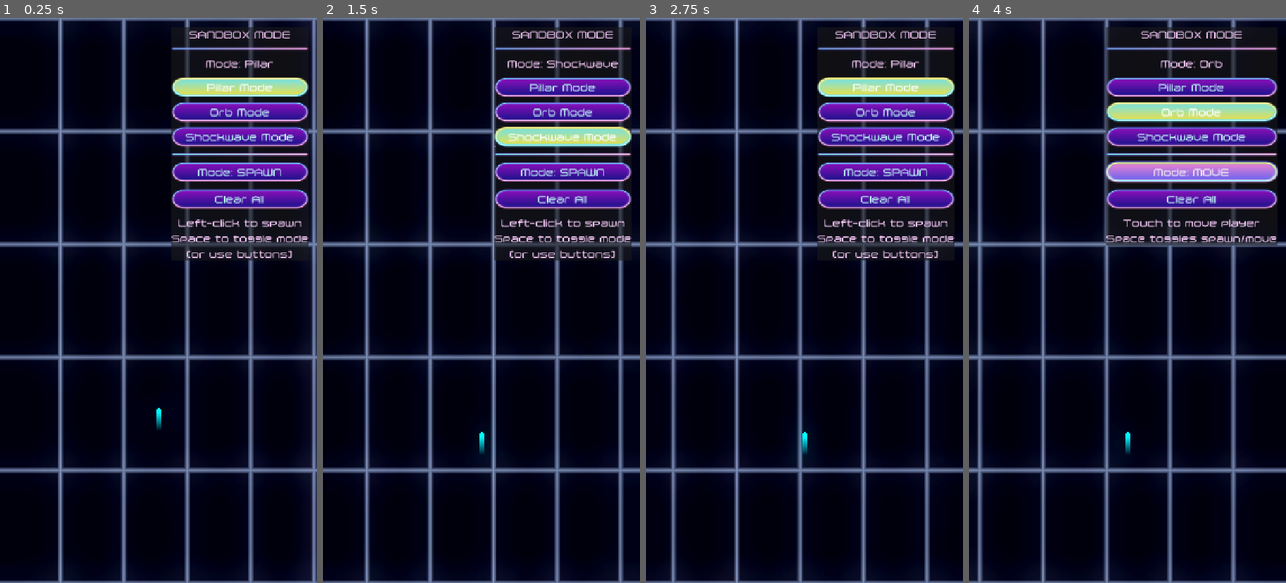
Above: before the commit, frames 1-4 (left to right).
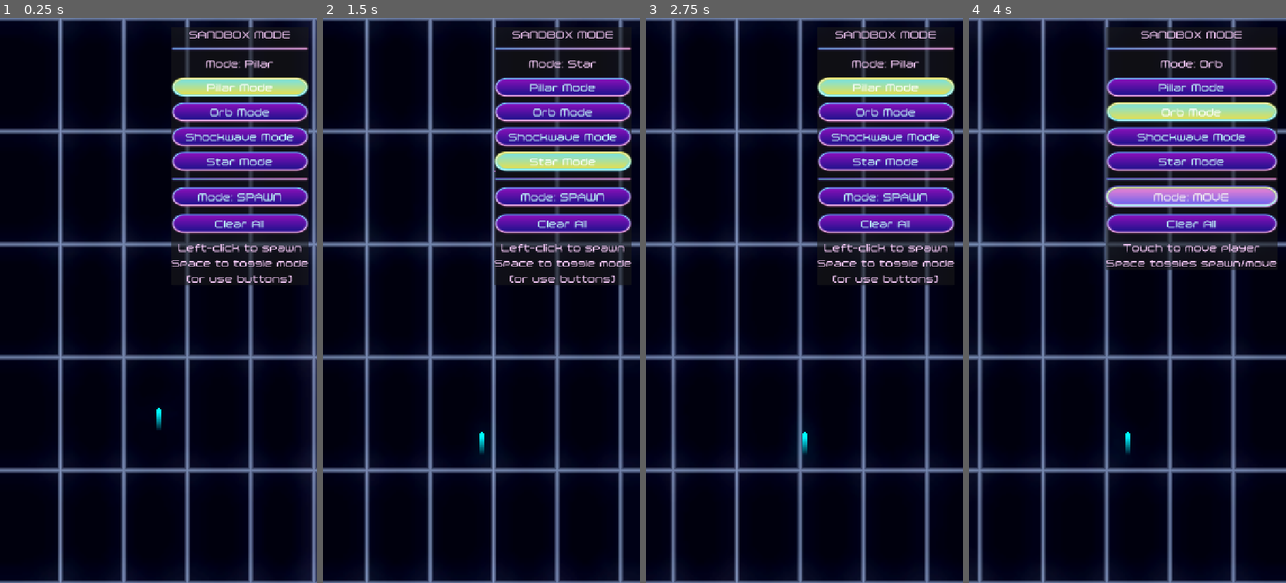
Above: after the commit, the same moments.

Repository: topher235/neon-drifter
Game: Godot game, scene res://scenes/game/sandbox.tscn
Same seed, same stepped clock (60 frames per second), same inputs: the game is played once before the commit and once after it. This scene is started directly instead of the project's main scene.
Inputs (mouse positions are in pixels of both pictures, inside the frame that each line leads up to):
- Up to frame 1 (0.25 s): no input
- Up to frame 2 (1.5 s): click "Shockwave Mode" at 0.5 s; click (563, 159) at 1.25 s, where only the run after the commit has a clickable "Star Mode"
- Up to frame 3 (2.75 s): click "Pillar Mode" at 2 s
- Up to frame 4 (4 s): click "Orb Mode" at 2.75 s; click "Mode: SPAWN" at 3.5 s

The runs differ from the first frame. In frame 1, 6.3% of the frame differs, in the area x 54-98%, y 23-48%; in frame 2, 8.2%; in frame 3, 6.3%; in frame 4, 8.5%, in the area x 42-98%, y 23-45%.

Commit message:
Add star invincibility collectible

Diff:
--- /dev/null
+++ b/scenes/collectibles/star.gd
@@ -0,0 +1,66 @@
+extends BaseCollectible
+
+@export var invincibility_duration: float = 5.0
+@export var star_color: Color = Color(1, 1, 0, 1)  # Yellow
+@export var rotation_speed: float = 2.0  # Radians per second
+@export var pulse_speed: float = 2.5
+@export var pulse_amount: float = 0.2
+
+@onready var star_visual: Polygon2D = $StarVisual
+@onready var star_glow: PointLight2D = $StarGlow
+
+var _rotation_angle: float = 0.0
+var _pulse_time: float = 0.0
+
+func _ready() -> void:
+	super._ready()
+	_setup_visual()
+	_setup_collision()
+
+func _setup_visual() -> void:
+	if star_visual:
+		star_visual.color = star_color
+
+	if star_glow:
+		star_glow.enabled = true
+		star_glow.color = star_color
+		star_glow.energy = 2.0
+		star_glow.texture_scale = 1.5
+		star_glow.blend_mode = Light2D.BLEND_MODE_ADD
+
+func _setup_collision() -> void:
+	# Use a circle collision that encompasses the star
+	var shape = CircleShape2D.new()
+	shape.radius = 20.0  # Matches outer radius of star
+	collision_shape.shape = shape
+
+func _animate(delta: float) -> void:
+	super._animate(delta)
+
+	# Rotate the star
+	_rotation_angle += rotation_speed * delta
+	if star_visual:
+		star_visual.rotation = _rotation_angle
+
+	# Pulse the scale
+	_pulse_time += delta * pulse_speed
+	var pulse_scale = 1.0 + sin(_pulse_time) * pulse_amount
+	if star_visual:
+		star_visual.scale = Vector2(pulse_scale, pulse_scale)
+
+	# Pulse the glow
+	if star_glow:
+		star_glow.energy = 2.0 + sin(_pulse_time) * 0.5
+
+func _on_collected() -> void:
+	# Grant invincibility to player
+	var player = get_tree().get_first_node_in_group("player")
+	if player and player.has_method("activate_invincibility"):
+		player.activate_invincibility(invincibility_duration)
+
+	AudioManager.play_sfx("orb_collect", 0.2)  # Using orb sound for now
+	_spawn_particles()
+
+func _spawn_particles() -> void:
+	# Could add star particles here
+	pass
--- /dev/null
+++ b/scenes/collectibles/star.tscn
@@ -0,0 +1,22 @@
+[gd_scene load_steps=2 format=3 uid="uid://b8k3vx7m2dyl"]
+
+[ext_resource type="Script" path="res://scenes/collectibles/star.gd" id="1_star"]
+
+[node name="Star" type="Area2D" node_paths=PackedStringArray("collision_shape")]
+script = ExtResource("1_star")
+collision_shape = NodePath("CollisionShape2D")
+
+[node name="CollisionShape2D" type="CollisionShape2D" parent="."]
+
+[node name="StarVisual" type="Polygon2D" parent="."]
+unique_name_in_owner = true
+color = Color(1, 1, 0, 1)
+polygon = PackedVector2Array(0.0000, -20.0000, 4.7023, -6.4721, 19.0211, -6.1803, 7.6085, 2.4721, 11.7557, 16.1803, 0.0000, 8.0000, -11.7557, 16.1803, -7.6085, 2.4721, -19.0211, -6.1803, -4.7023, -6.4721)
+
+[node name="StarGlow" type="PointLight2D" parent="."]
+unique_name_in_owner = true
+color = Color(1, 1, 0, 1)
+energy = 2.0
+range_layer_min = -512
+range_layer_max = 512
+texture_scale = 1.5
--- a/scenes/game/sandbox.gd
+++ b/scenes/game/sandbox.gd
@@ -7,6 +7,7 @@
 var pillar_scene := preload("res://scenes/obstacles/pillar.tscn")
 var orb_scene := preload("res://scenes/collectibles/orb.tscn")
 var shockwave_scene := preload("res://scenes/obstacles/shockwave.tscn")
+var star_scene := preload("res://scenes/collectibles/star.tscn")
 
 # Spawn container
 var spawn_container: Node2D
@@ -52,6 +53,7 @@
         sandbox_ui.spawn_pillar_requested.connect(_on_spawn_pillar)
         sandbox_ui.spawn_orb_requested.connect(_on_spawn_orb)
         sandbox_ui.spawn_shockwave_requested.connect(_on_spawn_shockwave)
+        sandbox_ui.spawn_star_requested.connect(_on_spawn_star)
         sandbox_ui.clear_requested.connect(_on_clear_all)
         sandbox_ui.input_mode_changed.connect(_on_input_mode_changed)
 
@@ -133,6 +135,8 @@
         _create_orb(world_pos)
     elif sandbox_ui and sandbox_ui.current_spawn_mode == "shockwave":
         _create_shockwave(world_pos)
+    elif sandbox_ui and sandbox_ui.current_spawn_mode == "star":
+        _create_star(world_pos)
 
 func _on_spawn_pillar(world_pos: Vector2) -> void:
     _create_pillar(world_pos)
@@ -142,6 +146,9 @@
 
 func _on_spawn_shockwave(world_pos: Vector2) -> void:
     _create_shockwave(world_pos)
+
+func _on_spawn_star(world_pos: Vector2) -> void:
+    _create_star(world_pos)
 
 func _create_pillar(world_pos: Vector2) -> void:
     var pillar = pillar_scene.instantiate()
@@ -164,6 +171,13 @@
     shockwave.visible = true
     shockwave.z_index = 10
 
+func _create_star(world_pos: Vector2) -> void:
+    var star = star_scene.instantiate()
+    spawn_container.add_child(star)
+    star.position = world_pos
+    star.visible = true
+    star.z_index = 10
+
 func _on_clear_all() -> void:
     # Remove all spawned objects
     for child in spawn_container.get_children():
--- a/scenes/player/player_line.gd
+++ b/scenes/player/player_line.gd
@@ -32,7 +32,7 @@
 var velocity: Vector2 = Vector2.ZERO
 var is_alive: bool = true
 var invulnerable: bool = false
-var invulnerability_timer: float = 0.0
+var invulnerable_timer: Timer
 
 # Movement bounds
 var tunnel_half_width: float = 125.0  # Half of 250
@@ -42,6 +42,8 @@
 var distance_since_last_point: float = 0.0
 
 func _ready() -> void:
+    add_to_group("player")
+
     _setup_line_renderer()
     _setup_collision()
     _setup_camera()
@@ -70,7 +72,6 @@
     if not GameManager.is_playing() or not is_alive:
         return
 
-    _update_invulnerability(delta)
     _handle_input()
     _update_position(delta)
     _update_trail()
@@ -195,16 +196,38 @@
 
 # Invulnerability (for powerups/testing)
 func make_invulnerable(duration: float) -> void:
+    print("player IS invulnerable")
     invulnerable = true
-    invulnerability_timer = duration
     modulate = Color(1, 1, 1, 0.5)
 
-func _update_invulnerability(delta: float) -> void:
-    if invulnerable:
-        invulnerability_timer -= delta
-        if invulnerability_timer <= 0:
-            invulnerable = false
-            modulate = Color.WHITE
+    # If already invulnerable, add the new duration to remaining time
+    var time_left := 0.0
+    if invulnerable_timer and invulnerable_timer.time_left > 0.0:
+        time_left = invulnerable_timer.time_left
+        invulnerable_timer.stop()
+        invulnerable_timer.queue_free()
+
+    # Create and start new timer with combined duration
+    invulnerable_timer = Timer.new()
+    invulnerable_timer.wait_time = duration + time_left
+    invulnerable_timer.one_shot = true
+    invulnerable_timer.timeout.connect(_disable_invulnerability)
+    add_child(invulnerable_timer)
+    invulnerable_timer.start()
+
+func activate_invincibility(duration: float) -> void:
+    """Public method called by star collectible"""
+    make_invulnerable(duration)
+
+
+func _disable_invulnerability() -> void:
+    print("player is NOT invulnerable")
+    invulnerable = false
+    modulate = Color.WHITE
+    if invulnerable_timer:
+        invulnerable_timer.queue_free()
+        invulnerable_timer = null
+
 
 # Setup Methods
 func _setup_line_renderer() -> void:
@@ -274,8 +297,7 @@
     modulate = Color.WHITE
 
     # Give brief invulnerability at start to prevent immediate collision
-    invulnerable = true
-    invulnerability_timer = 0.1  # 100ms grace period
+    make_invulnerable(0.1)  # 100ms grace period
 
     if particle_trail:
         particle_trail.emitting = true
--- a/scenes/segments/base_segment.gd
+++ b/scenes/segments/base_segment.gd
@@ -113,6 +113,11 @@
             orb.point_value = data.get("value", 10)
             return orb
 
+        "star":
+            var star = preload("res://scenes/collectibles/star.tscn").instantiate()
+            star.invincibility_duration = data.get("duration", 5.0)
+            return star
+
 #        "speed_boost":
 #            var boost = preload("res://scenes/collectibles/speed_boost.tscn").instantiate()
 #            boost.boost_duration = data.get("duration", 3.0)
--- a/scenes/ui/sandbox_ui.gd
+++ b/scenes/ui/sandbox_ui.gd
@@ -3,6 +3,7 @@
 signal spawn_pillar_requested(world_pos: Vector2)
 signal spawn_orb_requested(world_pos: Vector2)
 signal spawn_shockwave_requested(world_pos: Vector2)
+signal spawn_star_requested(world_pos: Vector2)
 signal clear_requested
 signal input_mode_changed(mode: String)
 
@@ -10,6 +11,7 @@
 @onready var pillar_button: Button = %PillarButton
 @onready var orb_button: Button = %OrbButton
 @onready var shockwave_button: Button = %ShockwaveButton
+@onready var star_button: Button = %StarButton
 @onready var clear_button: Button = %ClearButton
 @onready var input_mode_button: Button = %InputModeButton
 @onready var help_label: Label = %HelpLabel
@@ -22,6 +24,7 @@
 	pillar_button.pressed.connect(_on_pillar_button_pressed)
 	orb_button.pressed.connect(_on_orb_button_pressed)
 	shockwave_button.pressed.connect(_on_shockwave_button_pressed)
+	star_button.pressed.connect(_on_star_button_pressed)
 	clear_button.pressed.connect(_on_clear_button_pressed)
 	input_mode_button.pressed.connect(_on_input_mode_button_pressed)
 
@@ -45,6 +48,8 @@
 		current_spawn_mode = "orb"
 	elif current_spawn_mode == "orb":
 		current_spawn_mode = "shockwave"
+	elif current_spawn_mode == "shockwave":
+		current_spawn_mode = "star"
 	else:
 		current_spawn_mode = "pillar"
 	_update_spawn_mode_display()
@@ -56,6 +61,7 @@
 	pillar_button.button_pressed = (current_spawn_mode == "pillar")
 	orb_button.button_pressed = (current_spawn_mode == "orb")
 	shockwave_button.button_pressed = (current_spawn_mode == "shockwave")
+	star_button.button_pressed = (current_spawn_mode == "star")
 
 func _on_pillar_button_pressed() -> void:
 	current_spawn_mode = "pillar"
@@ -67,6 +73,10 @@
 
 func _on_shockwave_button_pressed() -> void:
 	current_spawn_mode = "shockwave"
+	_update_spawn_mode_display()
+
+func _on_star_button_pressed() -> void:
+	current_spawn_mode = "star"
 	_update_spawn_mode_display()
 
 func _on_clear_button_pressed() -> void:
@@ -101,3 +111,5 @@
 			spawn_orb_requested.emit(world_pos)
 		elif current_spawn_mode == "shockwave":
 			spawn_shockwave_requested.emit(world_pos)
+		elif current_spawn_mode == "star":
+			spawn_star_requested.emit(world_pos)
--- a/scenes/ui/sandbox_ui.tscn
+++ b/scenes/ui/sandbox_ui.tscn
@@ -64,6 +64,12 @@
 toggle_mode = true
 text = "Shockwave Mode"
 
+[node name="StarButton" type="Button" parent="Panel/VBoxContainer/ButtonContainer"]
+unique_name_in_owner = true
+layout_mode = 2
+toggle_mode = true
+text = "Star Mode"
+
 [node name="HSeparator2" type="HSeparator" parent="Panel/VBoxContainer"]
 layout_mode = 2
 
Not shown, added: scenes/collectibles/star.gd.uid
